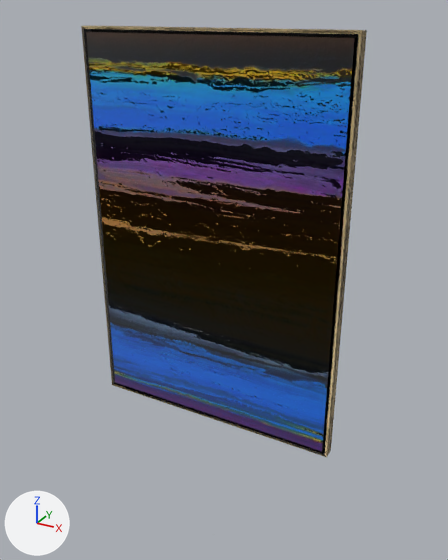
Two versions of the glTF model gltf/luiselys-cape.gltf, one commit apart.
Camera for both pictures: a camera (50 mm lens) standing at (0.914, -1.578, 1.878) and looking at (0.006, 0.073, 1.052). The lights are fixed; the arrows at lower left show +X, +Y and +Z. Where no turn or scale is listed for an object, it has been applied to the vertices.

The older version as bpy lines, for what is in view:
```python
ob_painting = bpy.data.objects.new('painting', me_cube_001)
ob_painting.location = (0.0, 0.0, 1.192)
```
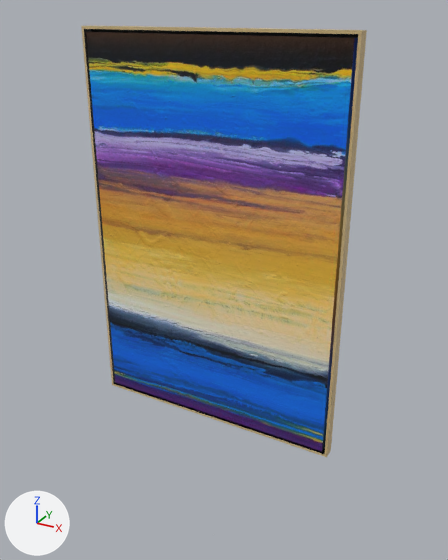
Where the change shows, as pixel boxes [x1, y1, x2, y2] in the pictures (448 x 560 px):
'painting', surface changed: [81, 26, 367, 457] in both

What changed in the scene script:
```text
Change mat_painting:
    where n0 = _N.new('ShaderNodeBsdfPrincipled'); n0.name = 'Principled BSDF'
    add n0.inputs[2].default_value = 1.0  # 'Roughness'
    remove n3 = _N.new('ShaderNodeNormalMap'); n3.name = 'Normal Map'
    remove n3.uv_map = 'UVMap'
    remove n4 = _N.new('ShaderNodeTexImage'); n4.name = 'Image Texture.001'
    remove n4.image = img_luiselys_cape_bump1
    remove _L.new(n3.outputs[0], n0.inputs[5])  # 'Normal' to 'Normal'
    remove _L.new(n4.outputs[0], n3.inputs[1])  # 'Color' to 'Color'
Change mat_frame:
    remove n3 = _N.new('ShaderNodeNormalMap'); n3.name = 'Normal Map'
    remove n3.uv_map = 'UVMap'
    remove n4 = _N.new('ShaderNodeTexImage'); n4.name = 'Image Texture.001'
    remove n4.image = img_luiselys_cape_frame_bump
    where n0 = _N.new('ShaderNodeBsdfPrincipled'); n0.name = 'Principled BSDF'
    remove _L.new(n3.outputs[0], n0.inputs[5])  # 'Normal' to 'Normal'
    remove _L.new(n4.outputs[0], n3.inputs[1])  # 'Color' to 'Color'
```
